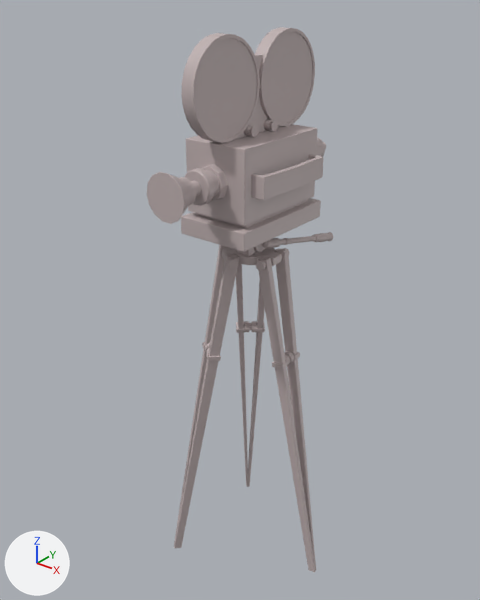
Before and after pictures for a commit that changed the FBX model RAW/AssetsRosa/SM_Camera_01.fbx.
Before and after are seen from a 50 mm lens placed at (1.002, -1.306, 1.66), pointed at (-0.036, -0.009, 0.856). Every picture has the same lights, and +X, +Y and +Z are marked at lower left. The older version comes first. Where no turn or scale is listed for an object, it has been applied to the vertices.

The scene before the commit, as lines of its bpy script (objects in view):
```python
me_mesh_002 = bpy.data.meshes.new('Mesh.002')
me_mesh_002.from_pydata(...)  # 560 vertices, 582 faces; spans x -0.08..0.126, y -0.057..0.061, z -0.508..0.508
me_mesh_002.materials.append(mat_standardsurface1)  # light grey #c0b2b2
me_mesh_003 = bpy.data.meshes.new('Mesh.003')
me_mesh_003.from_pydata(...)  # 560 vertices, 582 faces; spans x -0.161..0.012, y -0.202..-0.006, z -0.508..0.508
me_mesh_003.materials.append(mat_standardsurface1)  # light grey #c0b2b2
me_mesh_007 = bpy.data.meshes.new('Mesh.007')
me_mesh_007.from_pydata(...)  # 478 vertices, 504 faces; spans x -0.018..0.018, y -0.116..0.116, z -0.116..0.116
me_mesh_007.materials.append(mat_standardsurface1)  # light grey #c0b2b2
me_mesh_012 = bpy.data.meshes.new('Mesh.012')
me_mesh_012.from_pydata(...)  # 560 vertices, 582 faces; spans x -0.088..0.088, y -0.096..0.096, z -0.508..0.508
me_mesh_012.materials.append(mat_standardsurface1)  # light grey #c0b2b2
ob_group5_polysurface85 = bpy.data.objects.new('group5_polySurface85', me_mesh_012)
ob_group5_polysurface85.location = (-0.078, 0.101, 0.51)
ob_group5_polysurface86 = bpy.data.objects.new('group5_polySurface86', me_mesh_003)
ob_group5_polysurface86.location = (0.0, 0.0, 0.51)
ob_group7_polysurface85 = bpy.data.objects.new('group7_polySurface85', me_mesh_002)
ob_group7_polysurface85.location = (0.127, -0.002, 0.51)
ob_pcylinder9 = bpy.data.objects.new('pCylinder9', me_mesh_007)
ob_pcylinder9.location = (0.0, -0.117, 1.434)
# also in view: 'pCube34' at (0.0, -0.01, 1.228); 'pCylinder123' at (0.0, 0.121, 1.434); 'pCube38' at (0.109, 0.0, 1.228); 'pCylinder8' at (0.0, 0.005, 1.228); 'pCube36' at (0.0, 0.0, 1.104)
```
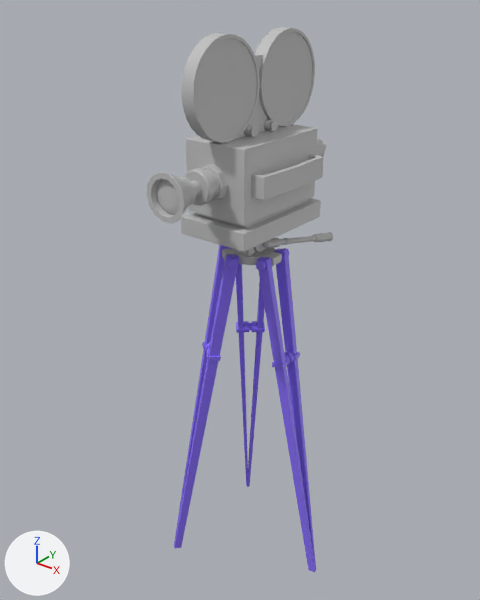
Location of each change, [x1, y1, x2, y2] in pixels of the pictures (480 x 600 px):
'group7_polySurface85', recoloured (light grey to blue): [256, 248, 316, 572] in both
'group5_polySurface86', recoloured (light grey to blue): [174, 245, 239, 548] in both
'group5_polySurface85', recoloured (light grey to blue): [236, 263, 265, 487] in both

Patch to the scene script:
```diff
--- a/RAW/AssetsRosa/SM_Camera_01.fbx.py
+++ b/RAW/AssetsRosa/SM_Camera_01.fbx.py
@@ mat_lambert2 @@
+mat_lambert2 = principled_material('lambert2')
+mat_lambert2.base_color = (0.263, 0.167, 1.0)  # blue #8c72ff
@@ me_mesh_002 @@
 me_mesh_002.from_pydata(...)  # 560 vertices, 582 faces; spans x -0.08..0.126, y -0.057..0.061, z -0.508..0.508
-me_mesh_002.materials.append(mat_standardsurface1)  # light grey #c0b2b2
+me_mesh_002.materials.append(mat_lambert2)  # blue #8c72ff
@@ me_mesh_003 @@
 me_mesh_003.from_pydata(...)  # 560 vertices, 582 faces; spans x -0.161..0.012, y -0.202..-0.006, z -0.508..0.508
-me_mesh_003.materials.append(mat_standardsurface1)  # light grey #c0b2b2
+me_mesh_003.materials.append(mat_lambert2)  # blue #8c72ff
@@ me_mesh_012 @@
 me_mesh_012.from_pydata(...)  # 560 vertices, 582 faces; spans x -0.088..0.088, y -0.096..0.096, z -0.508..0.508
-me_mesh_012.materials.append(mat_standardsurface1)  # light grey #c0b2b2
+me_mesh_012.materials.append(mat_lambert2)  # blue #8c72ff
```
